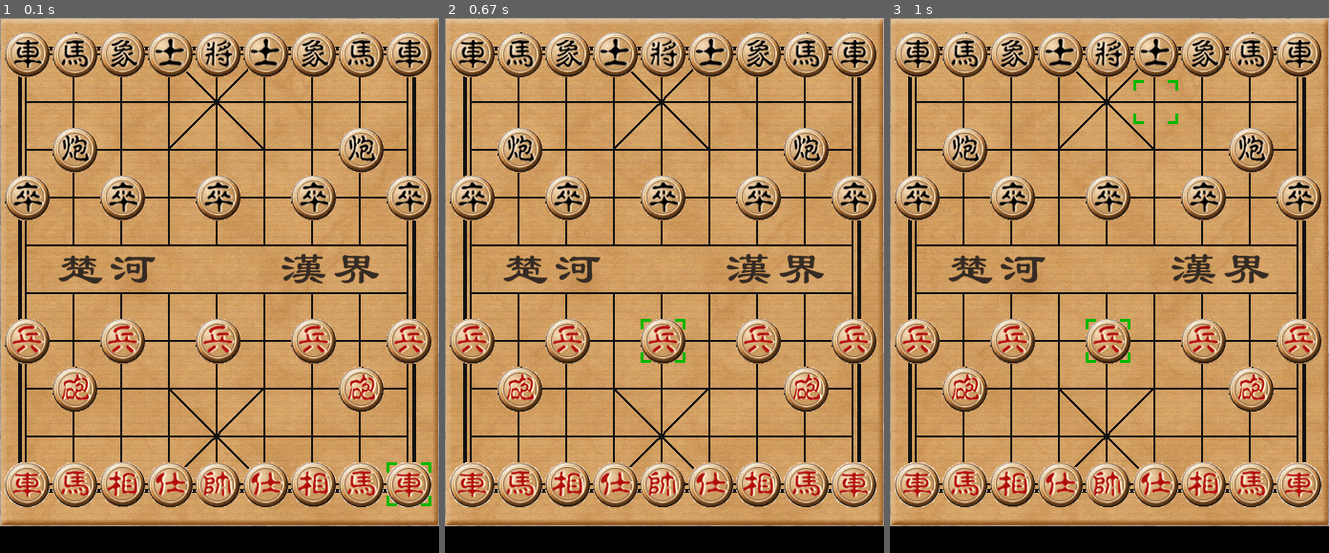
Above: before the commit, frames 1-3 (left to right).
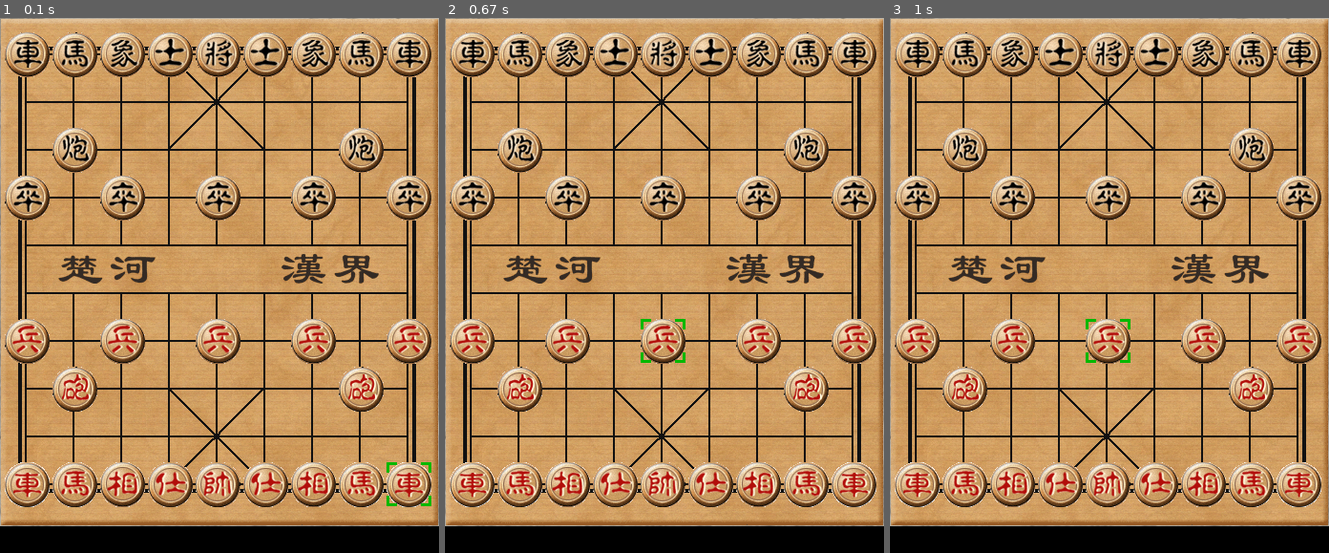
Above: after the commit, the same moments.

Repository: hbuxiaofei/pygame-chess
Game: pygame game, started from main.py
Two runs of this game, one before a commit and one after it. Both use one fixed random seed, a clock stepped at 60 frames per second and the inputs below.
Inputs (mouse positions are in pixels of both pictures, inside the frame that each line leads up to):
- Up to frame 1 (0.1 s): no input
- Up to frame 2 (0.67 s): click (664, 322) at 0.38 s
- Up to frame 3 (1 s): click (1175, 98) at 0.72 s

Frames 1-2 are identical in both runs. In frame 3, less than 0.1% of the frame differs, in the area x 55-66%, y 11-20%.

Commit message:
only support mouse when select or move chess
Signed-off-by: lilei <hbu_lilei@163.com>

Diff:
--- a/ChessBoard.py
+++ b/ChessBoard.py
@@ -29,8 +29,11 @@
         3.显示提示信息
     '''
 
-    def __init__(self):
+    def __init__(self, win):
         ''' 初始化 '''
+
+        # 窗口
+        self.window = win
 
         # 走棋步骤: 0-选择棋子  1-移动棋子
         self.moveSteps = 0
@@ -102,12 +105,15 @@
                 self.curCol = col
                 self.moveSteps = 1
 
-    def redrawBorad(self, window):
+                left = self.curCol * BOARD_GAP + BOARD_LEFT
+                top = self.curRow * BOARD_GAP + BOARD_TOP
+                self.window.blit(self.markImg, (left, top))
+
+    def redrawBorad(self):
         ''' 根据每个单元格对应的棋子重绘棋盘 '''
 
-        window.fill((0,0,0))
-        window.blit(self.groundImg, (0, 0))
-        self.window = window
+        self.window.fill((0,0,0))
+        self.window.blit(self.groundImg, (0, 0))
 
         # 显示所有棋子
         for key in self.board.keys():
@@ -119,18 +125,18 @@
             image, rc = chessman.getImage()
             if None == image:
                 continue
-            window.blit(image, (left, top))
+            self.window.blit(image, (left, top))
             if self.curRow == chessman.row and self.curCol == chessman.col:
-                window.blit(self.markImg, (left, top))
-
-    def showTipInfo(self, window):
+                self.window.blit(self.markImg, (left, top))
+
+    def showTipInfo(self):
         ''' 在棋盘底部显示提示信息 '''
 
-        # 把文字显示到window上
+        # 把文字显示到窗口上
         text, textpos = load_font(self.tipInfo)
-        # textpos.centerx = window.get_rect().centerx
+        # textpos.centerx = self.window.get_rect().centerx
         textpos = Rect(0, 532, 460, 28)
-        window.blit(text, textpos)
+        self.window.blit(text, textpos)
 
 
     def moveChessColorJudge(self, row, col):
--- a/main.py
+++ b/main.py
@@ -17,9 +17,9 @@
     pygame.event.set_allowed([QUIT, MOUSEBUTTONDOWN, MOUSEBUTTONUP])
 
     # 象棋棋盘类
-    chessbord = ChessBoard()
+    chessbord = ChessBoard(window)
 
-    chessbord.redrawBorad(window)
+    chessbord.redrawBorad()
 
     curRow = BOARD_MAX_ROW
     curCol = BOARD_MAX_COL
@@ -39,42 +39,18 @@
                     print("press pygame.K_ESCAPE")
                     mainloop = False
                     break
-
-                keyname = pygame.key.get_pressed()
-                if keyname[pygame.K_RETURN]:
-                    moveResult = chessbord.moveChess(curRow, curCol)
-                elif keyname[pygame.K_LEFT]:
-                    curCol -= 1
-                    if curCol < 0:
-                        curCol = 0
-                elif keyname[pygame.K_RIGHT]:
-                    curCol += 1
-                    if curCol > BOARD_MAX_COL:
-                        curCol = BOARD_MAX_COL
-                elif keyname[pygame.K_UP]:
-                    curRow -= 1
-                    if curRow < 0:
-                        curRow = 0
-                elif keyname[pygame.K_DOWN]:
-                    curRow += 1
-                    if curRow > BOARD_MAX_ROW:
-                        curRow = BOARD_MAX_ROW
-            else:
-                print("press othre key: %s" % event.type)
-
-            leftMouseButton = pygame.mouse.get_pressed()[0]
-            if leftMouseButton:
+            elif pygame.mouse.get_pressed()[0]:
+                isKeyMove = False
                 (xPos, yPos) = pygame.mouse.get_pos()
                 curRow = (yPos - BOARD_TOP) // BOARD_GAP
                 curCol = (xPos - BOARD_LEFT) // BOARD_GAP
                 moveResult = chessbord.moveChess(curRow, curCol)
+            else:
+                print("press othre key: %s" % event.type)
+                break
 
-            chessbord.redrawBorad(window)
-            chessbord.showTipInfo(window)
-
-            left = curCol * BOARD_GAP + BOARD_LEFT
-            top = curRow * BOARD_GAP + BOARD_TOP
-            window.blit(chessbord.markImg, (left, top))
+            chessbord.redrawBorad()
+            chessbord.showTipInfo()
 
             # 更新显示
             pygame.display.update()
